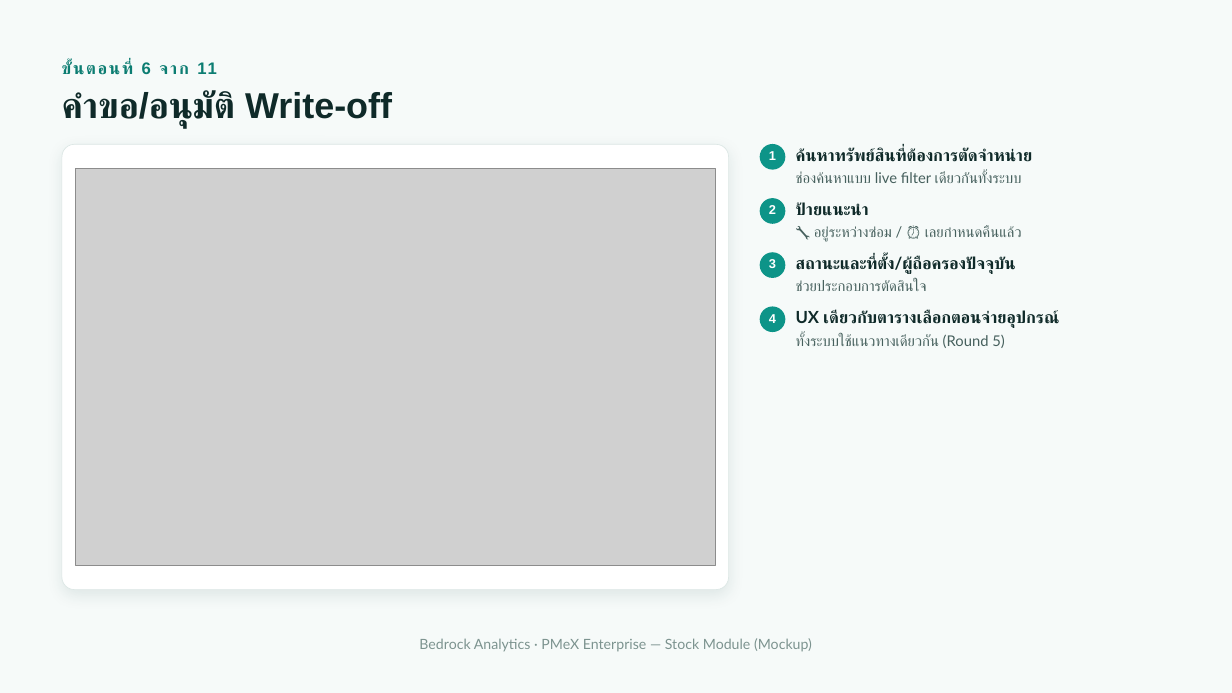
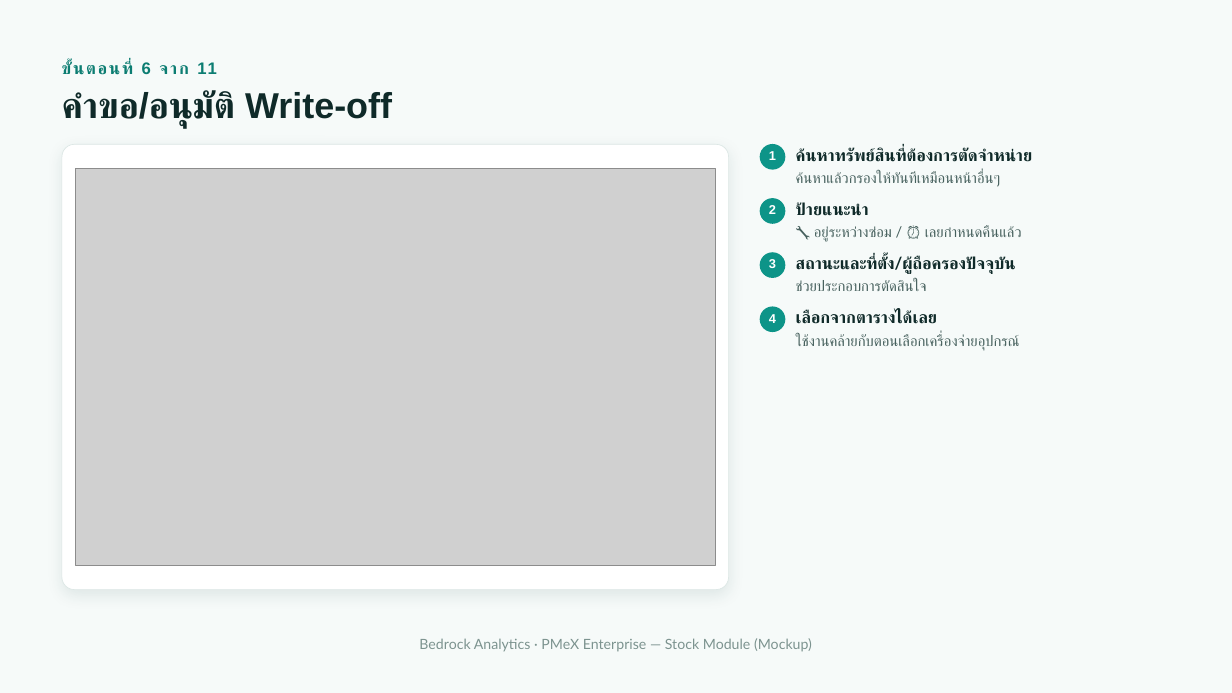
Before and after one commit to LaddaK-Bedrocks/ASSET_STOCK, a slide deck: slide 14 of PMeX Stock Module — Mockup Presentation.pptx (slide 13 before the commit). Drawn at 1232x693 pixels with LibreOffice and Linux fonts; fonts in the diff are those of the drawing; grey boxes stand for pictures. Boxes give left, top, right and bottom in pixels: in the first picture for what was removed or moved away, otherwise in the second. Text is boxed around its words. In the diff, an @@ line names an element or a change of style, - is before the commit and + after.

```diff
--- a/PMeX Stock Module — Mockup Presentation.pptx
+++ b/PMeX Stock Module — Mockup Presentation.pptx
@@ text at (796,171,1001,187): text changed @@
-ช่องค้นหาแบบ live filter เดียวกันทั้งระบบ
+ค้นหาแล้วกรองให้ทันทีเหมือนหน้าอื่นๆ
@@ text at (796,311,937,324): text changed @@
-UX เดียวกับตารางเลือกตอนจ่ายอุปกรณ์
+เลือกจากตารางได้เลย
@@ text at (796,334,1019,351): text changed @@
-ทั้งระบบใช้แนวทางเดียวกัน (Round 5)
+ใช้งานคล้ายกับตอนเลือกเครื่องจ่ายอุปกรณ์
```
Also in this commit, not shown: 13 other slides changed, 4 slides added, 3 slides removed, 4 other files.
